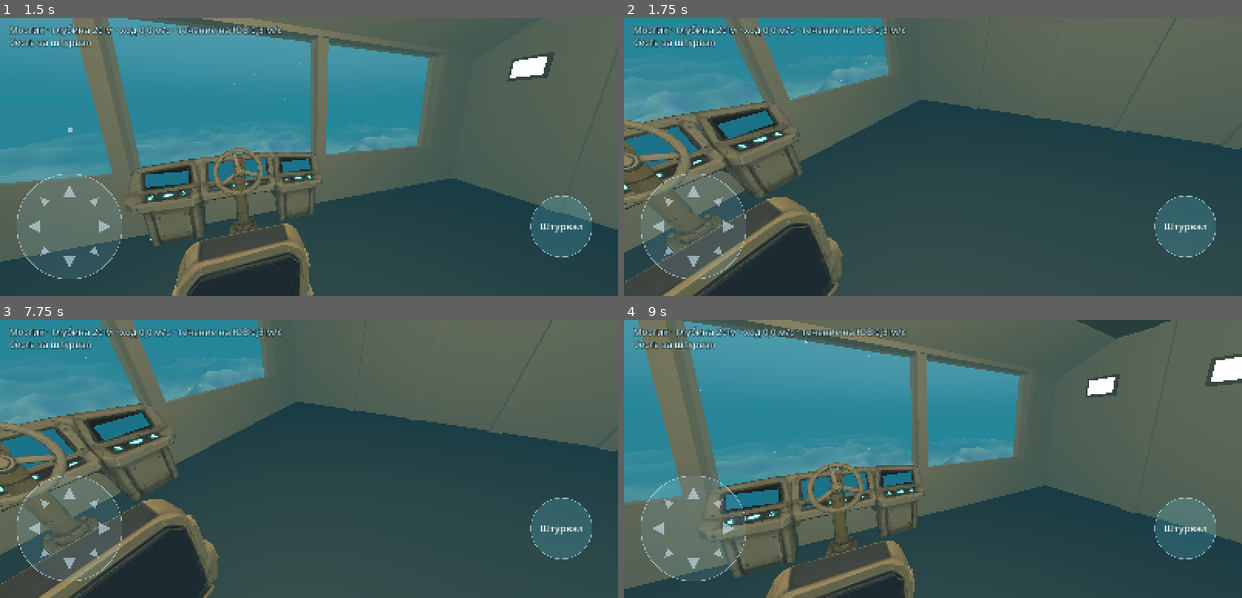
Above: before the commit, frames 1-4 (two rows, left to right).
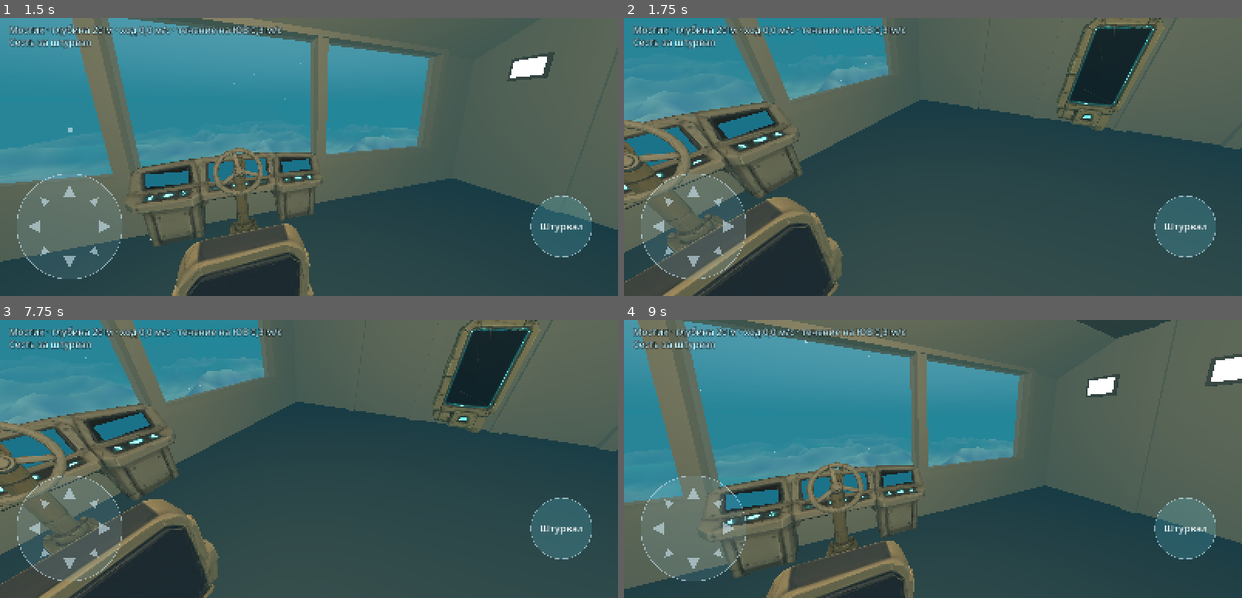
Above: after the commit, the same moments.

Repository: garrimajo5/DeepDive
Game: Godot game, scene res://scenes/main.tscn
Same seed, same stepped clock (60 frames per second), same inputs: the game is played once before the commit and once after it.
Inputs (mouse positions are in pixels of both pictures, inside the frame that each line leads up to):
- Up to frame 1 (1.5 s): tap Enter at 0.5 s; move the mouse to (444, 143) at 0.52 s; click (444, 143) at 0.67 s; tap Space at 1.25 s; drag from (185, 170) to (278, 212) at 1.27 s
- Up to frame 2 (1.75 s): no input
- Up to frame 3 (7.75 s): tap Enter at 2, 3.5 s; move the mouse to (370, 397) at 2.02 s; click (370, 397) at 2.17 s; tap Space at 2.75, 4.25 s; drag from (278, 514) to (123, 417) at 2.77 s; move the mouse to (494, 500) at 3.52 s; click (494, 500) at 3.67 s; drag from (123, 417) to (216, 389) at 4.27 s; move the mouse to (339, 459) at 5.02 s; click (339, 459) at 5.17 s; drag from (216, 389) to (185, 472) at 5.77 s; move the mouse to (444, 445) at 6.52 s; click (444, 445) at 6.67 s; drag from (185, 472) to (278, 514) at 7.27 s
- Up to frame 4 (9 s): move the mouse to (994, 397) at 8.02 s; click (994, 397) at 8.17 s; drag from (902, 514) to (747, 417) at 8.77 s

Frame 1 is identical in both runs. In frame 2, 3.2% of the frame differs, in the area x 70-88%, y 0-41%; in frame 3, 3.2%; in frame 4, nothing differs.

Commit message:
Бортовые посты мостика: пульт энергии, сканер, люк
Co-Authored-By: Claude Opus 5.5 <noreply@anthropic.com>
Claude-Session: https://claude.ai/code/session_01S9qQDZKo2kpR8atq12Q23F

Diff:
--- a/scripts/core/bridge_plan.gd
+++ b/scripts/core/bridge_plan.gd
@@ -27,7 +27,7 @@
 const LAMP_Z: Array[float] = [-5.0, -3.5, -2.0, -0.5, 1.0]
 const LAMP_Y := 2.35
 const RIB_Z: Array[float] = [-4.25, -2.75, -1.25, 0.25]
-const HATCH_HALF := 0.6      ## люк в коридор: проём 1,2 × 2,1 м
+const HATCH_HALF := 0.7      ## люк в коридор: проём 1,4 × 2,1 м — как у рамы MOD-006
 const HATCH_H := 2.1
 
 
@@ -101,7 +101,6 @@
 		add.call("Корма", Paint.METAL, Vector3(sw, CEILING, 0.2), Vector3(s * (HATCH_HALF + sw / 2.0), CEILING / 2.0, STERN + 0.1))
 	add.call("Корма: над люком", Paint.METAL, Vector3(2 * HATCH_HALF, CEILING - HATCH_H, 0.2),
 		Vector3(0, (CEILING + HATCH_H) / 2.0, STERN + 0.1))
-	add.call("Люк", Paint.SEAM, Vector3(2 * HATCH_HALF, HATCH_H, 0.08), Vector3(0, HATCH_H / 2.0, STERN + 0.12))
 	# рёбра бортов и плафоны с подложкой
 	for s in [-1.0, 1.0]:
 		for z in RIB_Z:
--- a/scripts/core/bridge_props.gd
+++ b/scripts/core/bridge_props.gd
@@ -45,12 +45,14 @@
 	var label: String
 	var pos: Vector3
 	var scale: Vector3
+	var rot_y := 0.0   ## поворот вокруг вертикали, градусы
 
-	func _init(m: String, l: String, p: Vector3, s: Vector3 = Vector3.ONE) -> void:
+	func _init(m: String, l: String, p: Vector3, s: Vector3 = Vector3.ONE, ry: float = 0.0) -> void:
 		model = m
 		label = l
 		pos = p
 		scale = s
+		rot_y = ry
 
 	func path() -> String:
 		return "res://models/%s.glb" % model
@@ -69,3 +71,49 @@
 
 static func wheel() -> Prop:
 	return Prop.new(WHEEL, "Колесо штурвала", Vector3(0, WHEEL_Y, WHEEL_Z))
+
+
+## ---- Бортовые посты: MOD-005…007 (docs/concept-art/modeli-bortovye-posty.md) ----
+const ENERGY := "pult-energii"
+const SLIDER := "polzunok"
+const SCANNER := "skaner-biologa"
+const HATCH_FRAME := "lyuk-rama"
+const HATCH_DOOR := "lyuk-stvorka"
+const HATCH_WHEEL := "lyuk-koleso"
+
+## Пульт энергии на левом борту и сканер на правом — между рёбрами бортов z −2,75 и −1,25 (пульт шириной 1,2 м).
+const SIDE_Z := -2.0
+const WALL_X := 4.9
+## Пульт энергии: модель лицом в −Z, задняя плоскость z = 0; поворот −90° — лицом в отсек (+X). 1,2 × 1,6 × 0,4 м.
+const ENERGY_POS := Vector3(-WALL_X, 0.0, SIDE_Z)
+const ENERGY_ROT := -90.0
+const ENERGY_DEPTH := 0.4
+## Ползунки на пульте (в осях пульта): пять пазов по x, ход по y; лицо наклонено — z следует за y.
+const SLIDER_X: Array[float] = [-0.34, -0.17, 0.0, 0.17, 0.34]
+const SLIDER_Y_MIN := 0.85
+const SLIDER_Y_MAX := 1.15
+## Сканер: лицом в −X, задняя плоскость x = 0, 0,45 × 1,9 × 1,0 м.
+const SCANNER_POS := Vector3(WALL_X, 0.0, SIDE_Z)
+const SCANNER_DEPTH := 0.45
+## Люк в кормовой переборке: рама лицом в мостик (−Z), проём 1,4 × 2,1 м; створка за рамой, колесо на створке.
+const HATCH_POS := Vector3(0.0, 0.0, 2.0)
+const HATCH_DOOR_OFFSET := Vector3(0.0, -0.10, 0.14)
+const HATCH_WHEEL_OFFSET := Vector3(0.0, 1.15, -0.10)
+
+
+## Ползунок пульта: z паза на высоте y (лицо пульта наклонено: на высоте 0,75 м — 0,35 м от стены, выше — ближе).
+static func slider_z(y: float) -> float:
+	return -0.35 + 0.103 * (y - 0.75)
+
+
+## Высота ползунка по доле 0…1.
+static func slider_y(share: float) -> float:
+	return lerpf(SLIDER_Y_MIN, SLIDER_Y_MAX, clampf(share, 0.0, 1.0))
+
+
+static func side_props() -> Array[Prop]:
+	return [
+		Prop.new(ENERGY, "Пульт энергии", ENERGY_POS, Vector3.ONE, ENERGY_ROT),
+		Prop.new(SCANNER, "Сканер биолога", SCANNER_POS),
+		Prop.new(HATCH_FRAME, "Люк в коридор", HATCH_POS),
+	]
--- a/scripts/core/deck.gd
+++ b/scripts/core/deck.gd
@@ -17,8 +17,11 @@
 
 ## Препятствия на полу мостика: центр (x, z) и радиус. Голостол сонара (Ø 2,2 м внизу, сужается кверху) и кресло пилота.
 const OBSTACLES: Array = [[Vector2(0.0, -1.2), 0.75], [Vector2(0.0, -3.95), 0.4]]
-## Пульт пилота со штурвалом у носовой стены: x −1,3…1,3, от стены до z −5,1 (колесо на z −5,25).
+## Прямоугольники на полу (x, z, ширина, глубина): пульт пилота со штурвалом у носовой стены (до z −5,1, колесо на −5,25),
+## пульт энергии у левого борта и сканер у правого (BridgeProps.SIDE_Z, ширина 1,2 и 1,0 м).
 const CONSOLE_RECT := Rect2(-1.3, -6.0, 2.6, 0.9)
+const ENERGY_RECT := Rect2(-5.0, -2.6, 0.5, 1.2)
+const SCANNER_RECT := Rect2(4.45, -2.5, 0.55, 1.0)
 
 
 ## Пост кнопки действия: точка на полу, радиус, подпись.
@@ -43,14 +46,20 @@
 	for o in OBSTACLES:
 		if Vector2(x, z).distance_to(o[0]) < float(o[1]) + radius:
 			return false
-	if CONSOLE_RECT.grow(radius).has_point(Vector2(x, z)):
-		return false
+	for r in [CONSOLE_RECT, ENERGY_RECT, SCANNER_RECT]:
+		if r.grow(radius).has_point(Vector2(x, z)):
+			return false
 	return true
 
 
 ## Посты мостика. Штурвал: подойти к креслу пилота.
 static func posts() -> Array[Post]:
-	return [Post.new("helm", Vector2(0.0, SEAT_Z), 1.7, "Сесть за штурвал")]
+	return [
+		Post.new("helm", Vector2(0.0, SEAT_Z), 1.7, "Сесть за штурвал"),
+		Post.new("energy", Vector2(-3.9, -2.0), 1.0, "Пульт энергии"),
+		Post.new("scanner", Vector2(3.85, -2.0), 1.0, "Сканер"),
+		Post.new("hatch", Vector2(0.0, 1.2), 0.9, "Люк в коридор"),
+	]
 
 
 ## Ближайший пост, в радиус которого попал игрок, или null.
--- a/scripts/game/bridge_view.gd
+++ b/scripts/game/bridge_view.gd
@@ -8,6 +8,9 @@
 var props := {}        ## имя модели → узел
 var wheel_mount: Node3D  ## узел штурвала (наклон к пилоту), колесо — его дочерняя модель
 var wheel: Node3D
+var sliders: Array[Node3D] = []   ## ползунки пульта энергии: двигатели, сонар, жизнь, разряд, прожектор
+var hatch_door: Node3D
+var hatch_wheel: Node3D
 
 
 func _ready() -> void:
@@ -29,6 +32,18 @@
 	wheel = _add_model(wp, wheel_mount)
 	props[BridgeProps.WHEEL] = wheel
 	_light_screens(props[BridgeProps.SCREENS])
+	for p in BridgeProps.side_props():
+		props[p.model] = _add_model(p, self)
+	var panel: Node3D = props[BridgeProps.ENERGY]
+	for i in BridgeProps.SLIDER_X.size():
+		var s := _add_model(BridgeProps.Prop.new(BridgeProps.SLIDER, "Ползунок %d" % (i + 1), Vector3.ZERO), panel)
+		sliders.append(s)
+		light_texture(s)
+		set_slider(i, 0.5)
+	hatch_door = _add_model(BridgeProps.Prop.new(BridgeProps.HATCH_DOOR, "Створка люка", BridgeProps.HATCH_DOOR_OFFSET),
+		props[BridgeProps.HATCH_FRAME])
+	hatch_wheel = _add_model(BridgeProps.Prop.new(BridgeProps.HATCH_WHEEL, "Колесо люка", BridgeProps.HATCH_WHEEL_OFFSET),
+		hatch_door)
 	for name in props:
 		if TextureGlow.MODELS.has(name):
 			light_texture(props[name])
@@ -43,6 +58,12 @@
 		add_child(l)
 
 
+## Ползунок i пульта энергии на долю share 0…1 (паз наклонён: ползунок идёт по лицу пульта).
+func set_slider(i: int, share: float) -> void:
+	var y := BridgeProps.slider_y(share)
+	sliders[i].position = Vector3(BridgeProps.SLIDER_X[i], y, BridgeProps.slider_z(y))
+
+
 ## Поворот колеса вслед за штурвалом: turn −1…1 (вправо — по часовой, если смотреть из кресла).
 func set_wheel_turn(turn: float) -> void:
 	if wheel:
@@ -55,6 +76,7 @@
 	n.name = p.label
 	n.position = p.pos
 	n.scale = p.scale
+	n.rotation_degrees.y = p.rot_y
 	parent.add_child(n)
 	for mi in n.find_children("*", "MeshInstance3D", true, false):
 		(mi as MeshInstance3D).layers = OceanView.LAYER_SHIP
--- a/scripts/game/main.gd
+++ b/scripts/game/main.gd
@@ -111,8 +111,8 @@
 		walker.look(overlay.look_points())
 		walker.walk(Vector2(r.move), dt)
 		var post := Deck.nearest(posts, walker.x, walker.z)
-		if post and r.action_pressed and post.id == "helm":
-			sit_at_helm()
+		if post and r.action_pressed:
+			use_post(post.id)
 	current.update(dt)
 	helm.update(dt, 1.0, current.vel())
 	message.update(dt)
@@ -122,6 +122,23 @@
 	r.end_frame()
 
 
+## Короткая подпись на кнопке действия у поста.
+const POST_BUTTON := {"helm": "Штурвал", "energy": "Энергия", "scanner": "Сканер", "hatch": "Люк"}
+
+
+## Кнопка действия у поста.
+func use_post(id: String) -> void:
+	match id:
+		"helm":
+			sit_at_helm()
+		"energy":
+			say("Энергия: двигатели, сонар, жизнь, разряд, прожектор")
+		"scanner":
+			say("Сканер: рядом никого")
+		"hatch":
+			say("Люк в коридор задраен")
+
+
 func toggle_light() -> void:
 	light_on = not light_on
 	searchlight.apply(light_on, 1.0)
@@ -163,7 +180,7 @@
 		overlay.set_action_label("Встать")
 	else:
 		var post := Deck.nearest(posts, walker.x, walker.z)
-		overlay.set_action_label("Штурвал" if post else "")
+		overlay.set_action_label(POST_BUTTON.get(post.id, "") if post else "")
 	var font := hint.get_theme_font("font")
 	var fs := hint.get_theme_font_size("font_size")
 	var width := minf(900.0, get_viewport().get_visible_rect().size.x - 48.0)
--- a/tests/test_deck.gd
+++ b/tests/test_deck.gd
@@ -46,7 +46,7 @@
 	var posts := Deck.posts()
 	var p := Deck.nearest(posts, 0, Deck.STAND_Z)
 	ok(p != null and p.id == "helm", "у кресла — штурвал")
-	ok(Deck.nearest(posts, 0, 1.5) == null, "у люка поста нет")
+	ok(Deck.nearest(posts, 0, -0.2) == null, "посреди мостика поста нет")
 	ok(Deck.can_stand(p.at.x, p.at.y + p.r * 0.8), "к посту можно подойти")
 	eq(p.label, "Сесть за штурвал", "подпись")
 
--- a/tests/test_main_scene.gd
+++ b/tests/test_main_scene.gd
@@ -44,9 +44,14 @@
 	main.walker.z = Deck.STAND_Z
 	await frames(1)
 	eq(main.overlay.action_label, "Штурвал", "у кресла кнопка — штурвал")
-	main.walker.z = 1.0
+	main.walker.x = 2.0
+	main.walker.z = 0.0
 	await frames(1)
-	eq(main.overlay.action_label, "", "у люка кнопка пустая")
+	eq(main.overlay.action_label, "", "посреди мостика кнопка пустая")
+	main.walker.x = 0.0
+	main.walker.z = 1.5
+	await frames(1)
+	eq(main.overlay.action_label, "Люк", "у кормы — люк")
 
 
 func test_models_on_bridge() -> void:
--- /dev/null
+++ b/tests/test_side_posts.gd
@@ -0,0 +1,58 @@
+extends TestCase
+## Бортовые посты мостика: пульт энергии с ползунками, сканер биолога, люк в коридор (MOD-005…007).
+
+
+func test_posts_reachable_and_apart() -> void:
+	var posts := Deck.posts()
+	for p in posts:
+		var reach := false
+		for i in 16:  # есть где встать в радиусе поста
+			var a := TAU * i / 16.0
+			var q := p.at + Vector2(cos(a), sin(a)) * p.r * 0.8
+			if Deck.can_stand(q.x, q.y) and Deck.nearest(posts, q.x, q.y) == p:
+				reach = true
+		ok(reach, "к посту «%s» можно подойти" % p.label)
+		eq(Deck.nearest(posts, p.at.x, p.at.y).id, p.id, "в центре поста «%s» — он сам" % p.label)
+
+
+func test_side_panels_block_walk_and_fit_between_ribs() -> void:
+	ok(not Deck.can_stand(-4.6, -2.0), "в пульт энергии не войти")
+	ok(not Deck.can_stand(4.6, -2.0), "в сканер не войти")
+	for z in BridgePlan.RIB_Z:
+		ok(absf(z - BridgeProps.SIDE_Z) > 0.6 + 0.09, "ребро борта z %.2f не пересекает пульт" % z)
+
+
+func test_slider_follows_tilted_face() -> void:
+	near(BridgeProps.slider_z(0.75), -0.35, 1e-6, "внизу лица — 0,35 м от стены")
+	ok(BridgeProps.slider_z(1.15) > BridgeProps.slider_z(0.85), "выше — ближе к стене")
+	near(BridgeProps.slider_y(0.0), BridgeProps.SLIDER_Y_MIN, 1e-6, "доля 0 — внизу")
+	near(BridgeProps.slider_y(1.0), BridgeProps.SLIDER_Y_MAX, 1e-6, "доля 1 — вверху")
+
+
+func test_scene_side_models_and_posts() -> void:
+	var main: Main = load("res://scenes/main.tscn").instantiate()
+	tree.root.add_child(main)
+	await frames(1)
+	var b := main.bridge
+	for name in [BridgeProps.ENERGY, BridgeProps.SCANNER, BridgeProps.HATCH_FRAME]:
+		ok(b.props.has(name), "модель %s на мостике" % name)
+	eq(b.sliders.size(), 5, "пять ползунков")
+	var panel: Node3D = b.props[BridgeProps.ENERGY]
+	var face := -panel.global_transform.basis.z
+	ok(face.x > 0.99, "пульт энергии смотрит в отсек (+X): %s" % str(face))
+	b.set_slider(0, 1.0)
+	ok(b.sliders[0].position.y > b.sliders[1].position.y, "ползунок двигается")
+	ok(b.hatch_wheel.get_parent() == b.hatch_door, "колесо на створке люка")
+	main.walker.x = -3.9
+	main.walker.z = -2.0
+	var r := main.overlay.router
+	r.begin(1, r.layout.action.c)
+	r.end(1)
+	main.step(0.1)
+	ok(main.message.text.begins_with("Энергия"), "у пульта — про энергию: %s" % main.message.text)
+	main.walker.x = 0.0
+	main.walker.z = 1.4
+	r.begin(2, r.layout.action.c)
+	r.end(2)
+	main.step(0.1)
+	eq(main.message.text, "Люк в коридор задраен", "люк пока задраен")
Not shown, changed: CHANGELOG.md
Not shown, changed: CLAUDE.md
Not shown, changed: ROADMAP.md
